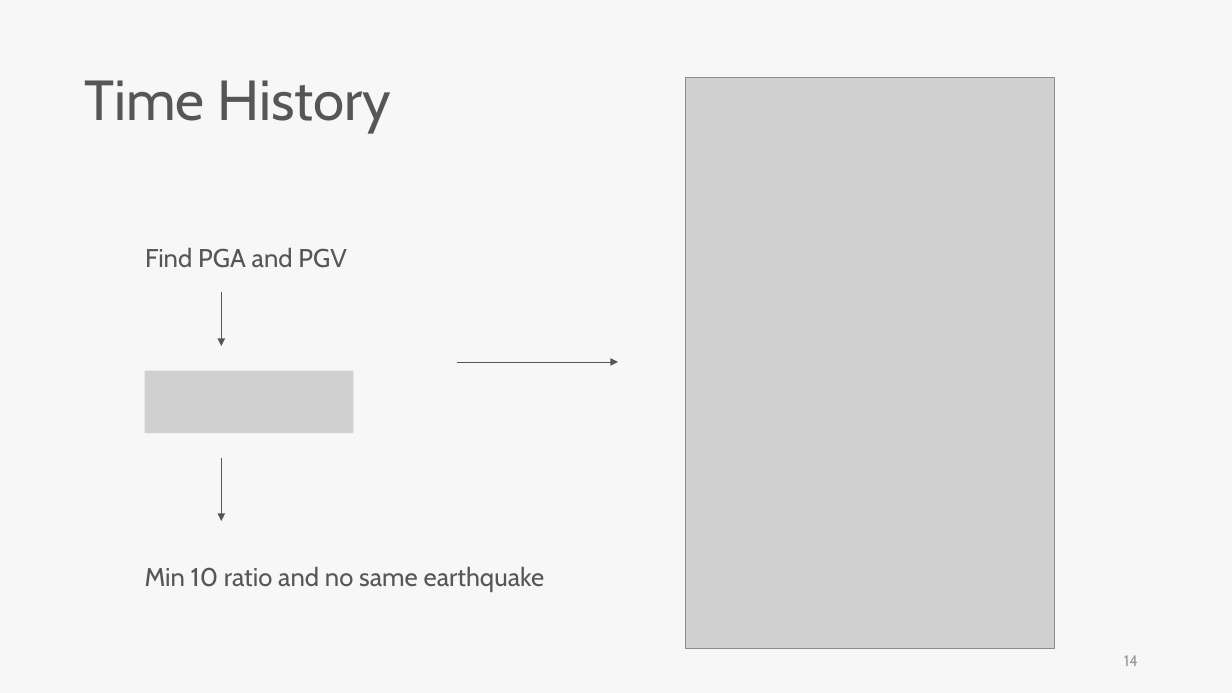
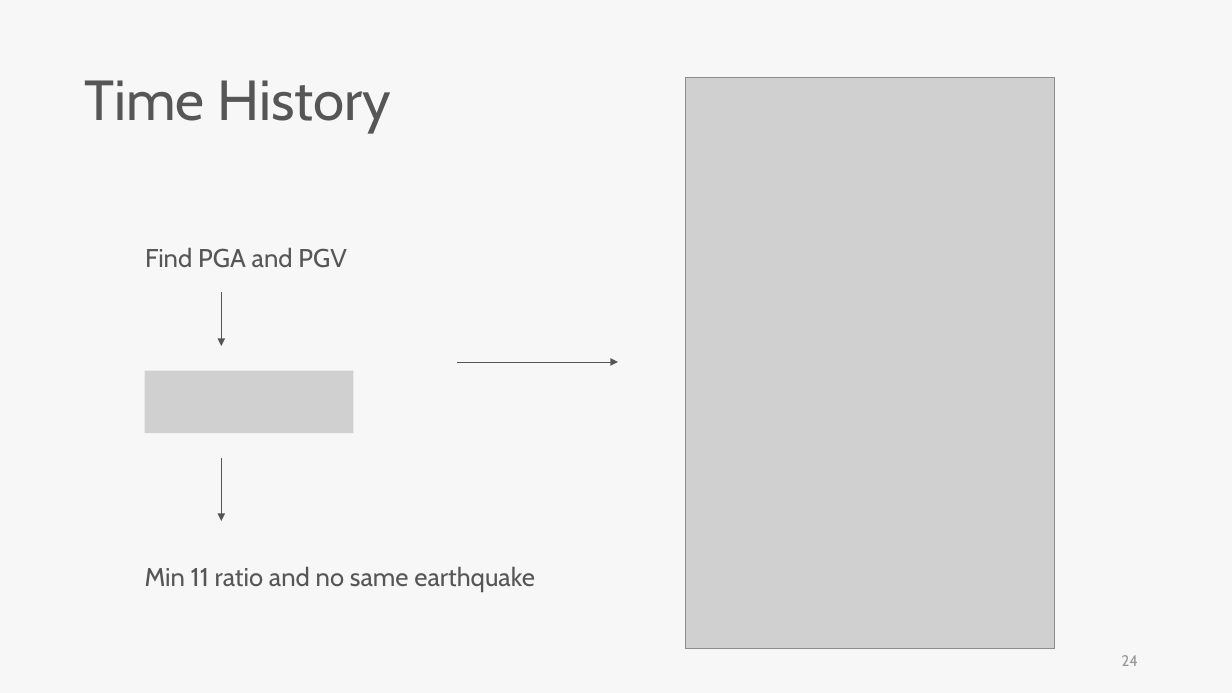
Before and after one commit to skyran1278/thesis, a slide deck: slide 24 of Meeting/20190516 Meeting/20190516 Meeting.pptx (slide 14 before the commit). Drawn at 1232x693 pixels with LibreOffice and Linux fonts; fonts in the diff are those of the drawing; grey boxes stand for pictures. Boxes give left, top, right and bottom in pixels: in the first picture for what was removed or moved away, otherwise in the second. Text is boxed around its words. In the diff, an @@ line names an element or a change of style, - is before the commit and + after.

```diff
--- a/Meeting/20190516 Meeting/20190516 Meeting.pptx
+++ b/Meeting/20190516 Meeting/20190516 Meeting.pptx
@@ text at (x1=145, y1=566, x2=535, y2=591): text changed @@
-Min 10 ratio and no same earthquake
+Min 11 ratio and no same earthquake
@@ page number at (x1=1121, y1=655, x2=1138, y2=666): text changed @@
-14
+24
```
Also in this commit, not shown: 8 other slides changed, 10 slides added, 4 slides removed.
